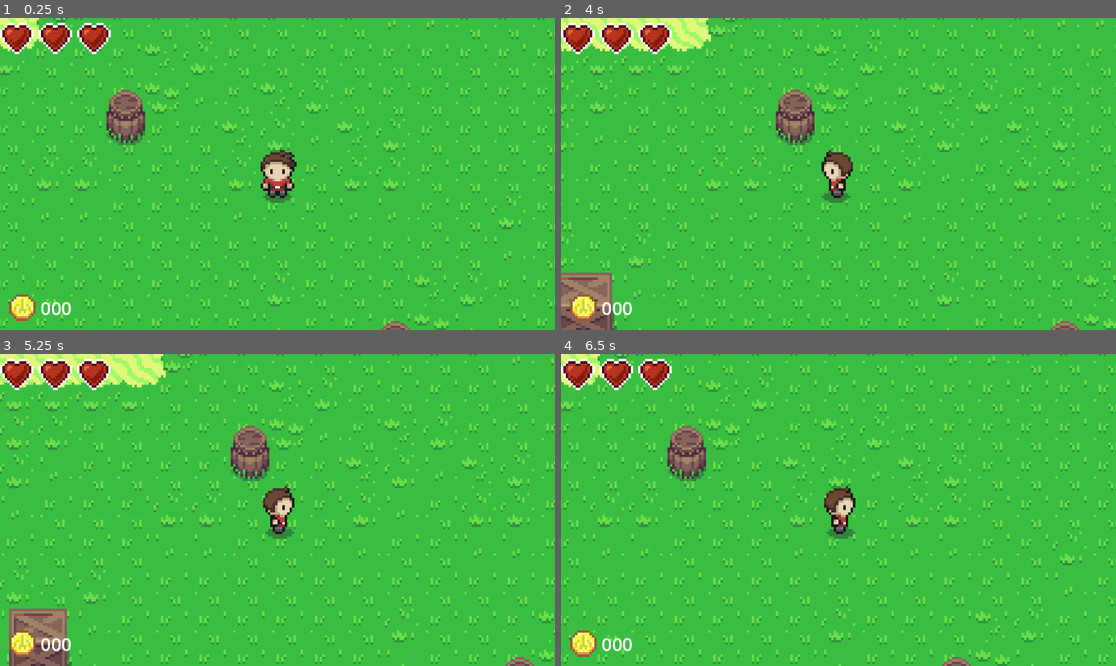
Above: before the commit, frames 1-4 (two rows, left to right).
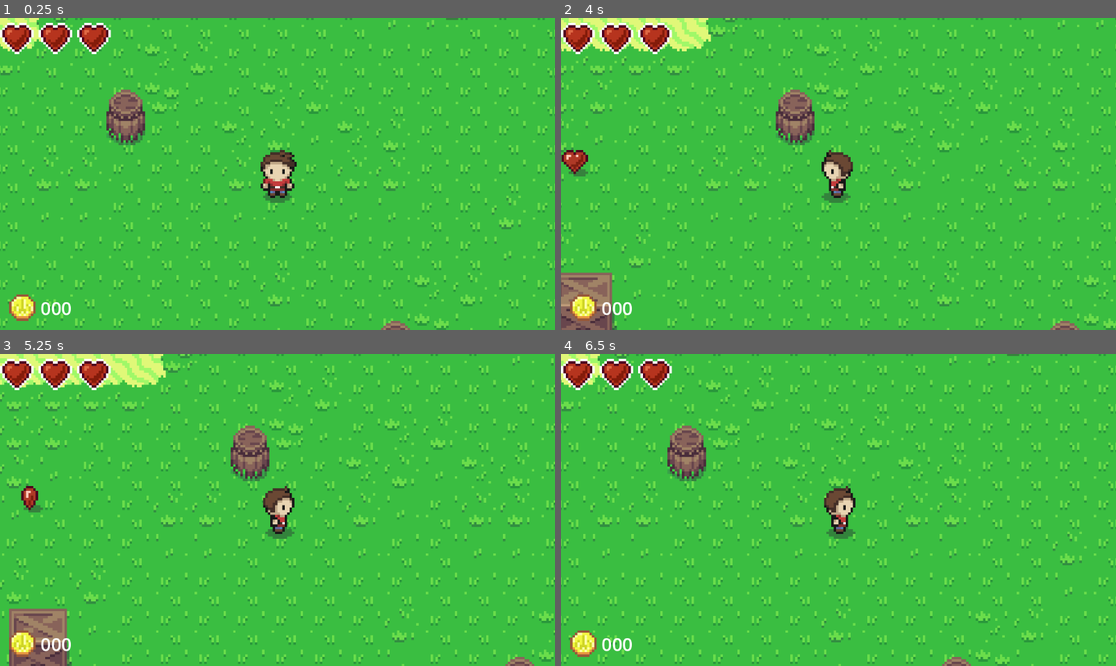
Above: after the commit, the same moments.

Repository: danielathome19/Game-Design-I
Game: Godot game, scene res://td_world_1.tscn
Same seed, same stepped clock (60 frames per second), same inputs: the game is played once before the commit and once after it. The project has no main scene, so this scene is started directly.
Inputs (mouse positions are in pixels of both pictures, inside the frame that each line leads up to):
- Up to frame 1 (0.25 s): no input
- Up to frame 2 (4 s): tap Enter (ui_accept) at 0.5, 0.77, 2, 3.5, 3.77 s; move the mouse to (810, 236) at 0.52 s; hold Right (ui_right) 0.53-1.25 s; tap I (zoom_cam_in) at 0.6, 2.1, 3.6 s; click (810, 236) at 0.67 s; drag from (1005, 220) to (810, 236) at 1.27 s; move the mouse to (672, 127) at 2.02 s; hold Left (ui_left) 2.03-2.75 s; drag from (866, 174) to (672, 127) at 2.77 s; move the mouse to (755, 96) at 3.52 s; hold Left (ui_left) from 3.53 s (still down)
- Up to frame 3 (5.25 s): release Left (ui_left) at 4.25 s; drag from (399, 494) to (194, 432) at 4.27 s; move the mouse to (166, 525) at 5.02 s; hold Right (ui_right) from 5.03 s (still down); tap I (zoom_cam_in) at 5.1 s; click (166, 525) at 5.17 s
- Up to frame 4 (6.5 s): release Right (ui_right) at 5.75 s; drag from (894, 441) to (727, 525) at 5.77 s

The runs differ from the first frame. In frame 1, less than 0.1% of the frame differs, in the area x 80-83%, y 0-1%; in frame 2, 0.3%, in the area x 0-100%, y 0-51%; in frame 3, 0.2%; in frame 4, less than 0.1%.

Commit message:
Update 11/5

Diff:
--- /dev/null
+++ b/entities/items/BaseItem.tscn
@@ -0,0 +1,56 @@
+[gd_scene load_steps=9 format=3 uid="uid://ds3l0rnwyb36r"]
+
+[ext_resource type="Script" path="res://entities/items/base_item.gd" id="1_50f6q"]
+[ext_resource type="Texture2D" uid="uid://dbt60ovnsbb45" path="res://assets/sprites/zelda_like/objects.png" id="1_ac6y8"]
+
+[sub_resource type="AtlasTexture" id="AtlasTexture_2kebs"]
+atlas = ExtResource("1_ac6y8")
+region = Rect2(64, 48, 16, 16)
+
+[sub_resource type="AtlasTexture" id="AtlasTexture_yhigd"]
+atlas = ExtResource("1_ac6y8")
+region = Rect2(80, 48, 16, 16)
+
+[sub_resource type="AtlasTexture" id="AtlasTexture_nnni7"]
+atlas = ExtResource("1_ac6y8")
+region = Rect2(96, 48, 16, 16)
+
+[sub_resource type="AtlasTexture" id="AtlasTexture_vf6ko"]
+atlas = ExtResource("1_ac6y8")
+region = Rect2(112, 48, 16, 16)
+
+[sub_resource type="SpriteFrames" id="SpriteFrames_d507i"]
+animations = [{
+"frames": [{
+"duration": 1.0,
+"texture": SubResource("AtlasTexture_2kebs")
+}, {
+"duration": 1.0,
+"texture": SubResource("AtlasTexture_yhigd")
+}, {
+"duration": 1.0,
+"texture": SubResource("AtlasTexture_nnni7")
+}, {
+"duration": 1.0,
+"texture": SubResource("AtlasTexture_vf6ko")
+}],
+"loop": true,
+"name": &"default",
+"speed": 5.0
+}]
+
+[sub_resource type="CircleShape2D" id="CircleShape2D_at3ov"]
+radius = 12.0
+
+[node name="BaseItem" type="Node2D"]
+script = ExtResource("1_50f6q")
+
+[node name="AnimatedSprite2D" type="AnimatedSprite2D" parent="."]
+sprite_frames = SubResource("SpriteFrames_d507i")
+autoplay = "default"
+frame_progress = 0.89436
+
+[node name="Area2D" type="Area2D" parent="."]
+
+[node name="CollisionShape2D" type="CollisionShape2D" parent="Area2D"]
+shape = SubResource("CircleShape2D_at3ov")
--- /dev/null
+++ b/entities/items/base_item.gd
@@ -0,0 +1,31 @@
+class_name BaseItem extends Node2D
+
+var value
+var flicker_state = false
+var flicker_start_time = 10.0
+var flicker_interval = 0.1
+var current_time = 0.0
+var time_to_despawn = 13.0
+
+func remove():
+	value = 0
+	queue_free()
+
+func interact(player):
+	""" TODO: to be implemented by child class """
+	# player.pickup_item(value)
+	remove()
+
+func _init(default_value: int = 1):
+	value = default_value
+
+func _process(delta: float) -> void:
+	for player in get_tree().get_nodes_in_group("Player"):
+		if $Area2D.overlaps_body(player):
+			interact(player)
+	current_time += delta  # Handle despawn flickering (by lifetime)
+	if current_time >= flicker_start_time and current_time <= time_to_despawn:
+		$AnimatedSprite2D.visible = fmod(current_time, flicker_interval) \
+									 < (flicker_interval / 2)
+	if current_time >= time_to_despawn:
+		remove()
--- /dev/null
+++ b/entities/items/mini_heart.gd
@@ -0,0 +1,7 @@
+extends BaseItem
+
+func _init(): super._init(5)  # 1/4 of a heart
+
+func interact(player):
+	player.pickup_health(value)
+	remove()
--- /dev/null
+++ b/entities/items/mini_heart.tscn
@@ -0,0 +1,56 @@
+[gd_scene load_steps=9 format=3 uid="uid://dq8wuwe8qgw3n"]
+
+[ext_resource type="Script" path="res://entities/items/mini_heart.gd" id="1_kfxad"]
+[ext_resource type="Texture2D" uid="uid://dbt60ovnsbb45" path="res://assets/sprites/zelda_like/objects.png" id="1_qa2a5"]
+
+[sub_resource type="AtlasTexture" id="AtlasTexture_g371l"]
+atlas = ExtResource("1_qa2a5")
+region = Rect2(0, 48, 16, 16)
+
+[sub_resource type="AtlasTexture" id="AtlasTexture_fe4ys"]
+atlas = ExtResource("1_qa2a5")
+region = Rect2(16, 48, 16, 16)
+
+[sub_resource type="AtlasTexture" id="AtlasTexture_6ls13"]
+atlas = ExtResource("1_qa2a5")
+region = Rect2(32, 48, 16, 16)
+
+[sub_resource type="AtlasTexture" id="AtlasTexture_xjgjs"]
+atlas = ExtResource("1_qa2a5")
+region = Rect2(48, 48, 16, 16)
+
+[sub_resource type="SpriteFrames" id="SpriteFrames_nxsor"]
+animations = [{
+"frames": [{
+"duration": 1.0,
+"texture": SubResource("AtlasTexture_g371l")
+}, {
+"duration": 1.0,
+"texture": SubResource("AtlasTexture_fe4ys")
+}, {
+"duration": 1.0,
+"texture": SubResource("AtlasTexture_6ls13")
+}, {
+"duration": 1.0,
+"texture": SubResource("AtlasTexture_xjgjs")
+}],
+"loop": true,
+"name": &"default",
+"speed": 5.0
+}]
+
+[sub_resource type="CircleShape2D" id="CircleShape2D_t8cgm"]
+radius = 12.0
+
+[node name="mini_heart" type="Node2D"]
+script = ExtResource("1_kfxad")
+
+[node name="AnimatedSprite2D" type="AnimatedSprite2D" parent="."]
+sprite_frames = SubResource("SpriteFrames_nxsor")
+autoplay = "default"
+frame_progress = 0.418669
+
+[node name="Area2D" type="Area2D" parent="."]
+
+[node name="CollisionShape2D" type="CollisionShape2D" parent="Area2D"]
+shape = SubResource("CircleShape2D_t8cgm")
--- a/td_world_1.tscn
+++ b/td_world_1.tscn
@@ -1,7 +1,8 @@
-[gd_scene load_steps=3 format=4 uid="uid://cn0cuu22seg34"]
+[gd_scene load_steps=4 format=4 uid="uid://cn0cuu22seg34"]
 
 [ext_resource type="TileSet" uid="uid://ef4mwn6soyui" path="res://assets/tilesets/td_world_1.tres" id="1_g4y6e"]
 [ext_resource type="PackedScene" uid="uid://b4p82m8j8jbld" path="res://td_player.tscn" id="2_nhcv8"]
+[ext_resource type="PackedScene" uid="uid://dq8wuwe8qgw3n" path="res://entities/items/mini_heart.tscn" id="3_2fnuw"]
 
 [node name="td_world1" type="Node2D"]
 
@@ -15,3 +16,18 @@
 
 [node name="td_player" parent="." instance=ExtResource("2_nhcv8")]
 position = Vector2(-25, 104)
+
+[node name="mini_heart" parent="." instance=ExtResource("3_2fnuw")]
+position = Vector2(46, 34)
+
+[node name="mini_heart2" parent="." instance=ExtResource("3_2fnuw")]
+position = Vector2(-199, 91)
+
+[node name="mini_heart3" parent="." instance=ExtResource("3_2fnuw")]
+position = Vector2(-179, 99)
+
+[node name="mini_heart4" parent="." instance=ExtResource("3_2fnuw")]
+position = Vector2(-221, 151)
+
+[node name="mini_heart5" parent="." instance=ExtResource("3_2fnuw")]
+position = Vector2(-139, -55)
